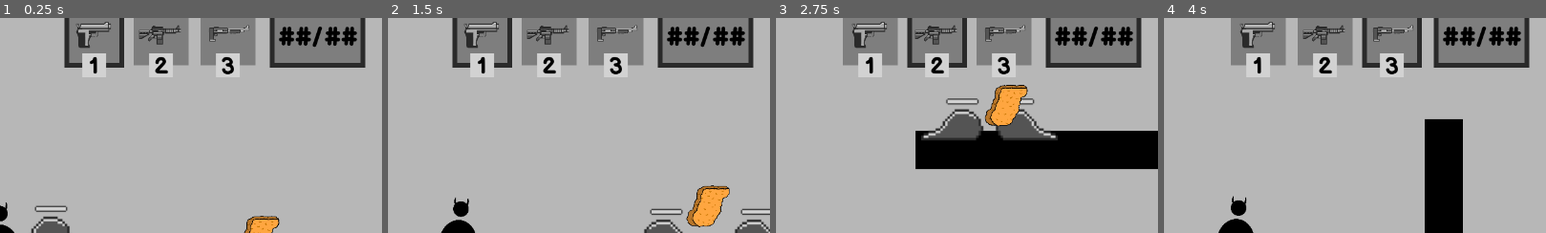
Above: before the commit, frames 1-4 (left to right).
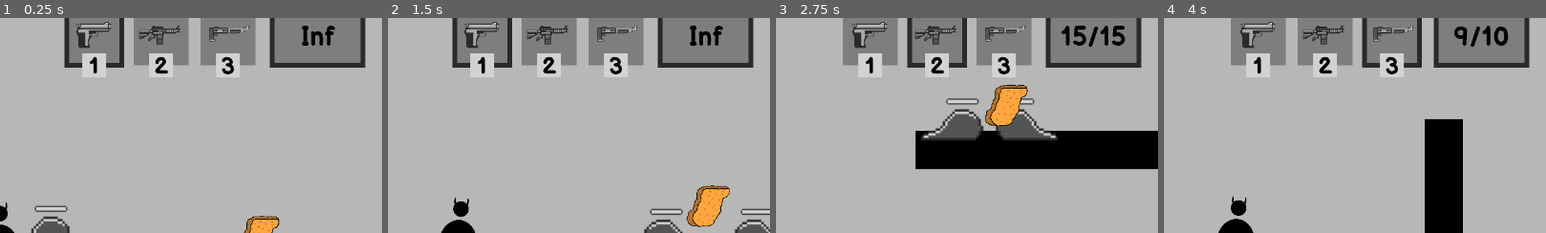
Above: after the commit, the same moments.

Repository: BesterCoder/nuggie-collector
Game: Godot game, scene res://levels/level_001.tscn
Two runs of this game, one before a commit and one after it. Both use one fixed random seed, a clock stepped at 60 frames per second and the inputs below.
Inputs (mouse positions are % of the whole screen's width and height, from its top left):
- Up to frame 1 (0.25 s): no input
- Up to frame 2 (1.5 s): move the mouse to (72, 45) at 0.52 s; press the mouse at (72, 45) at 0.53 s; hold D (move_right) from 0.53 s (still down); tap W (jump) at 0.77 s; move the mouse to (30, 55) at 1.27 s; release the mouse at (30, 55) at 1.28 s; tap 1 (select_pistol) at 1.35 s
- Up to frame 3 (2.75 s): tap W (jump) at 1.52 s; move the mouse to (60, 28) at 2.02 s; release D (move_right) at 2.03 s; hold A (move_left) from 2.03 s (still down); tap 2 (select_rifle) at 2.1 s
- Up to frame 4 (4 s): move the mouse to (45, 70) at 2.77 s; release A (move_left) at 2.78 s; hold D (move_right) from 2.78 s (still down); tap 3 (select_shotgun) at 2.85 s; tap W (jump) at 3.02, 3.77 s; move the mouse to (80, 65) at 3.52 s; press the mouse at (80, 65) at 3.53 s
The pictures show only the part of the screen within x 50-100%, y 4-54%; the shares and areas given below are measured in that part.

The runs differ from the first frame. In frame 1, 1.1% of the frame differs, in the area x 73-94%, y 3-14%; in frame 2, 1.1%; in frame 3, 0.9%; in frame 4, 1.3%.

Commit message:
Show ammo amounts in PlayerHUD
Amount is updated everytime gun is shot
or player changes a weapon

Diff:
--- a/characters/player/PlayerHUD.gd
+++ b/characters/player/PlayerHUD.gd
@@ -30,10 +30,21 @@
 
 	# Weapons need to be in the same order as in Player.gd
 	hud_weapons = [$Pistol, $Rifle, $Shotgun]
+	for wp in hud_weapons:
+		player.get_node(wp.name).connect("weapon_shot", self, "_on_weapon_shot")
+	_update_ammo_text(player.current_weapon)
 
 func _update_nuggie_text():
 	var text = ": %d/%d" % [nuggies_collected, nuggie_count]
 	$NuggieCollected.text = text
+
+func _update_ammo_text(weapon):
+	if weapon.infinite_ammo:
+		# TODO: infinity image?
+		$Ammo/Label.text = "Inf"
+	else:
+		$Ammo/Label.text = "%d/%d" % [weapon.current_ammo, weapon.max_ammo]
+
 
 func _on_nuggie_collected():
 	nuggies_collected += 1
@@ -42,6 +53,10 @@
 func _on_weapon_changed():
 	for idx in range(len(player.weapons)):
 		if hud_weapons[idx].name == player.current_weapon.name:
+			_update_ammo_text(player.current_weapon)
 			hud_weapons[idx].get_node("TextureRect").visible = true
 		else:
 			hud_weapons[idx].get_node("TextureRect").visible = false
+
+func _on_weapon_shot(weapon):
+	_update_ammo_text(weapon)
--- a/characters/player/PlayerHUD.tscn
+++ b/characters/player/PlayerHUD.tscn
@@ -215,6 +215,9 @@
 text = "##/##"
 align = 1
 valign = 1
+__meta__ = {
+"_edit_use_anchors_": false
+}
 
 [node name="TextureRect" type="TextureRect" parent="Ammo"]
 margin_left = -4.0
@@ -241,6 +244,9 @@
 custom_fonts/font = SubResource( 3 )
 custom_colors/font_color = Color( 0.164706, 0.164706, 0.164706, 1 )
 text = "HP:"
+__meta__ = {
+"_edit_use_anchors_": false
+}
 
 [node name="TextureRect" type="TextureRect" parent="HealthBar"]
 margin_left = -4.0
--- a/characters/weapons/WeaponBase.gd
+++ b/characters/weapons/WeaponBase.gd
@@ -1,6 +1,8 @@
 extends Sprite
 
 class_name WeaponBase
+
+signal weapon_shot(weapon)
 
 export var weapon_bullet: PackedScene
 
@@ -30,6 +32,7 @@
 
 	current_ammo -= 1
 	weapon_shoot()
+	emit_signal("weapon_shot", self)
 	_start_shoot_timer()
 
 func weapon_shoot():
